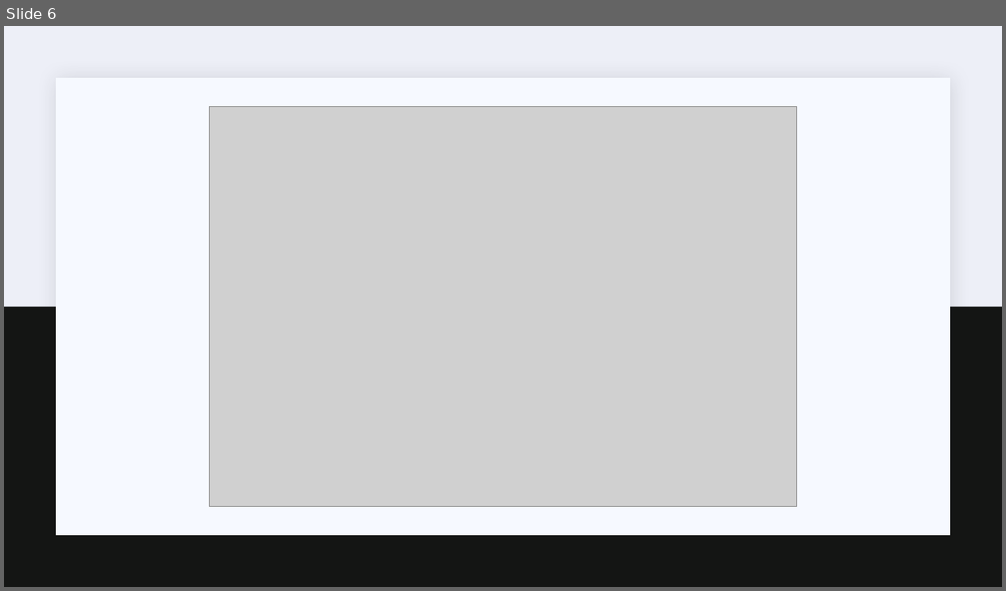
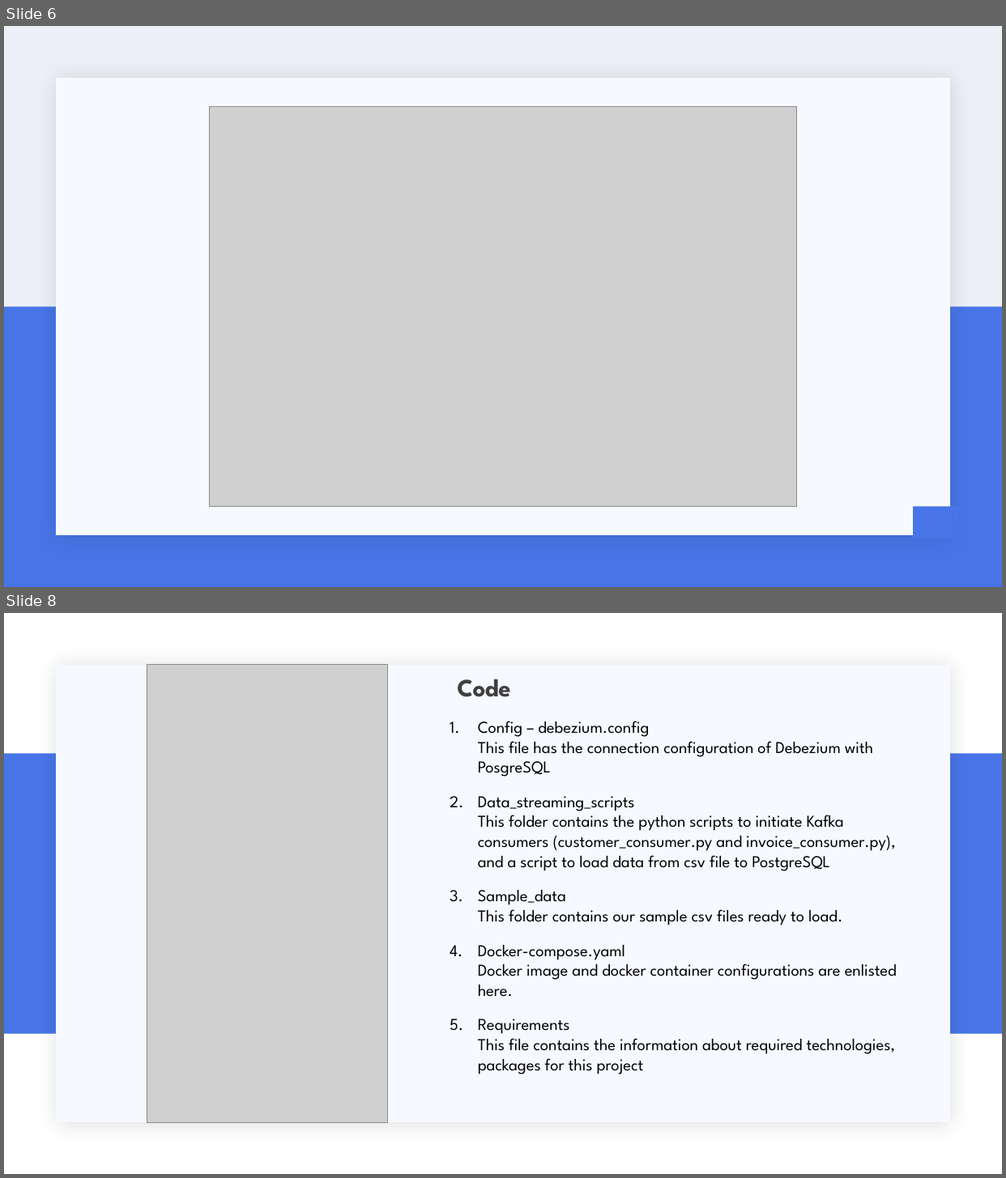
Before and after one commit to ranjith-ofcl/kafka_data_streaming, a slide deck: documents/about_project.pptx. Shown one above the other, each under a label of ours: slide 6 before the commit, slides 6 and 8 after it; the slides between them are not shown. The pictures are 1006x591 and 1006x1178 pixels, drawn with LibreOffice and Linux fonts; fonts in the diff are those of the drawing; grey boxes stand for pictures. Boxes give left, top, right and bottom in pixels: in the first picture for what was removed or moved away, otherwise in the second. Text is boxed around its words. In the diff, an @@ line names an element or a change of style, - is before the commit and + after.

```diff
--- a/documents/about_project.pptx
+++ b/documents/about_project.pptx
@@ slide 8 added at bbox=[4, 613, 1002, 1174], background #FFFFFF; not listed: 1 template element that a slide beside it also shows @@
@@ picture added at bbox=[147, 665, 387, 1122] @@
@@ title added at bbox=[457, 679, 510, 697], 24 pt, text #404040, bold @@
+Code
@@ text added at bbox=[478, 721, 897, 1075], 16 pt, text #000000 @@
+1. Config – debezium.config
+   This file has the connection configuration of Debezium with PosgreSQL
+2. Data_streaming_scripts
+   This folder contains the python scripts to initiate Kafka consumers (customer_consumer.py and invoice_consumer.py), and a script to load data from csv file to PostgreSQL
+3. Sample_data
+   This folder contains our sample csv files ready to load.
+4. Docker-compose.yaml
+   Docker image and docker container configurations are enlisted here.
+5. Requirements
+   This file contains the information about required technologies, packages for this project
@@ rectangle added at bbox=[4, 754, 1002, 1034], fill #4775E7 @@
@@ slide 6 changed as well @@
@@ rectangle at bbox=[4, 307, 1002, 587]: fill #141514 to #4775E7 @@
@@ rectangle added at bbox=[914, 506, 959, 539], fill #4775E7 @@
```
Also in this commit, not shown: 6 other slides changed, 8 other slides added, 10 slides removed, 11 other files.
